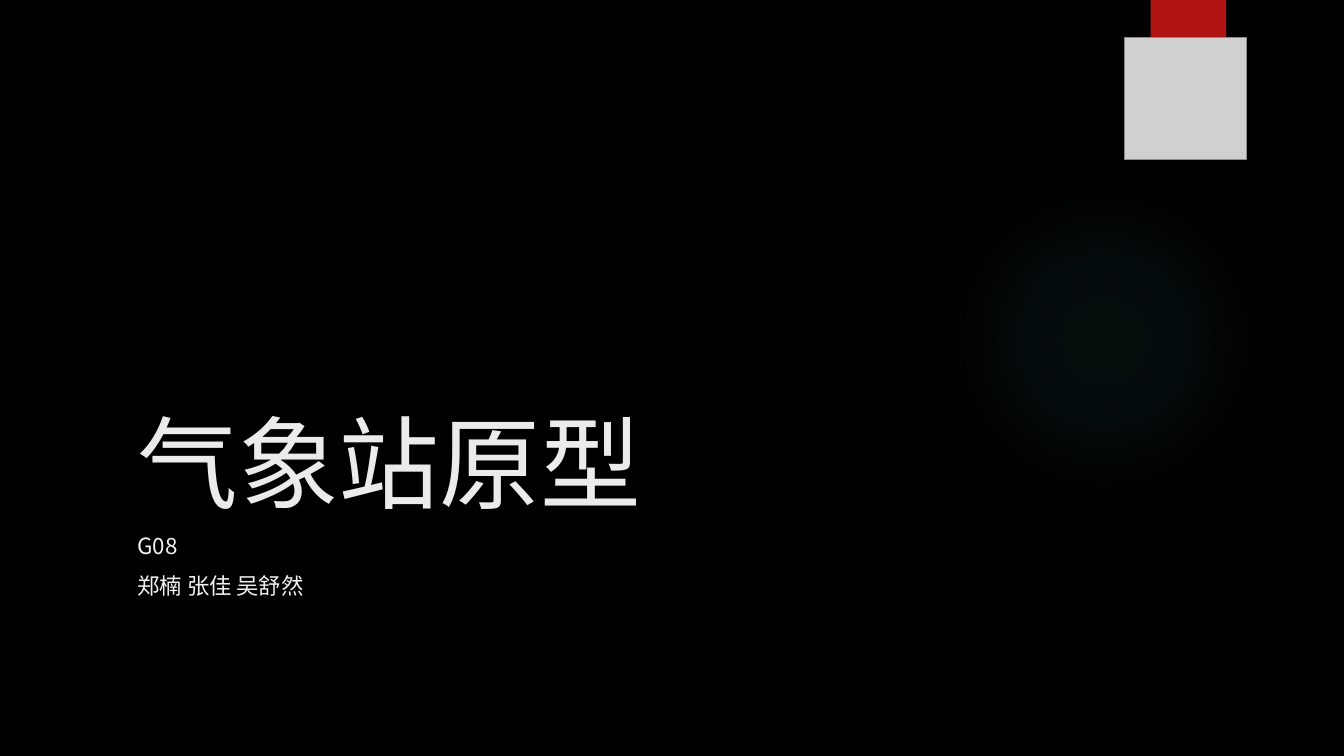
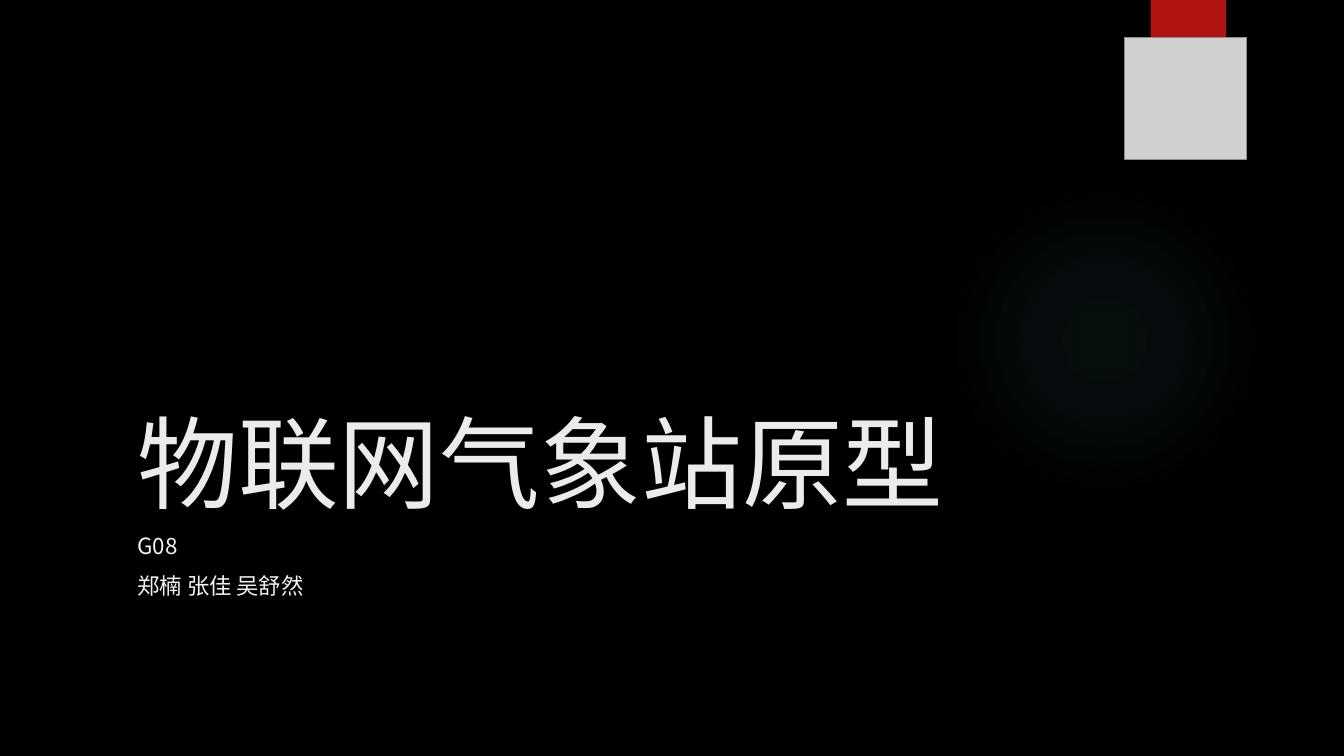
Before and after one commit to WuShuRan/ZUCCSoftwareEngineering, a slide deck: slide 1 of SE-2016A-G08-项目介绍V1.2.1.pptx. Drawn at 1344x756 pixels with LibreOffice and Linux fonts; fonts in the diff are those of the drawing; grey boxes stand for pictures; background and template pictures are left out. Boxes give left, top, right and bottom in pixels: in the first picture for what was removed or moved away, otherwise in the second. Text is boxed around its words. In the diff, an @@ line names an element or a change of style, - is before the commit and + after.

```diff
--- a/SE-2016A-G08-项目介绍V1.2.1.pptx
+++ b/SE-2016A-G08-项目介绍V1.2.1.pptx
@@ title at [137,416,943,510]: text changed @@
-气象站原型
+物联网气象站原型
```
Also in this commit, not shown: 8 other files.
